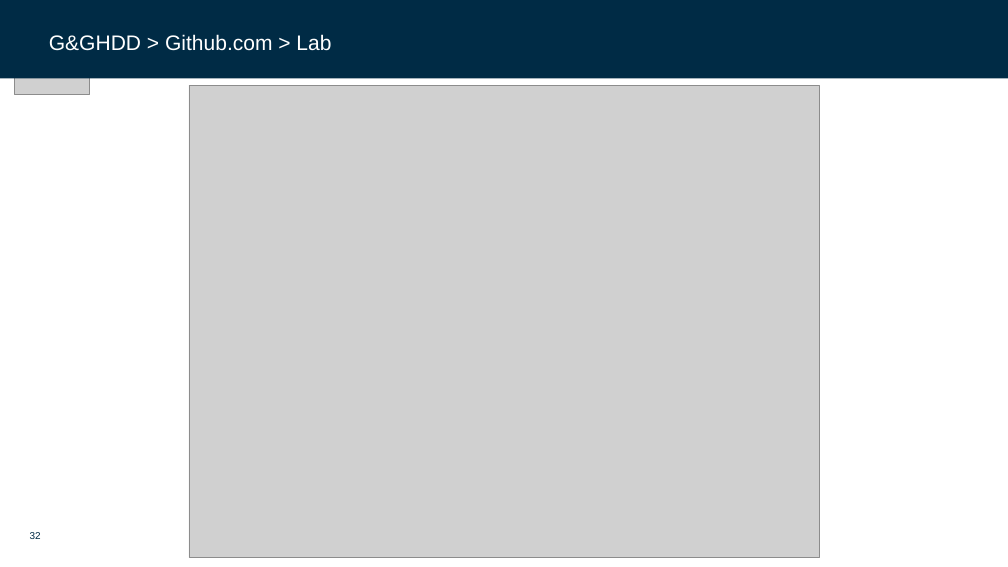
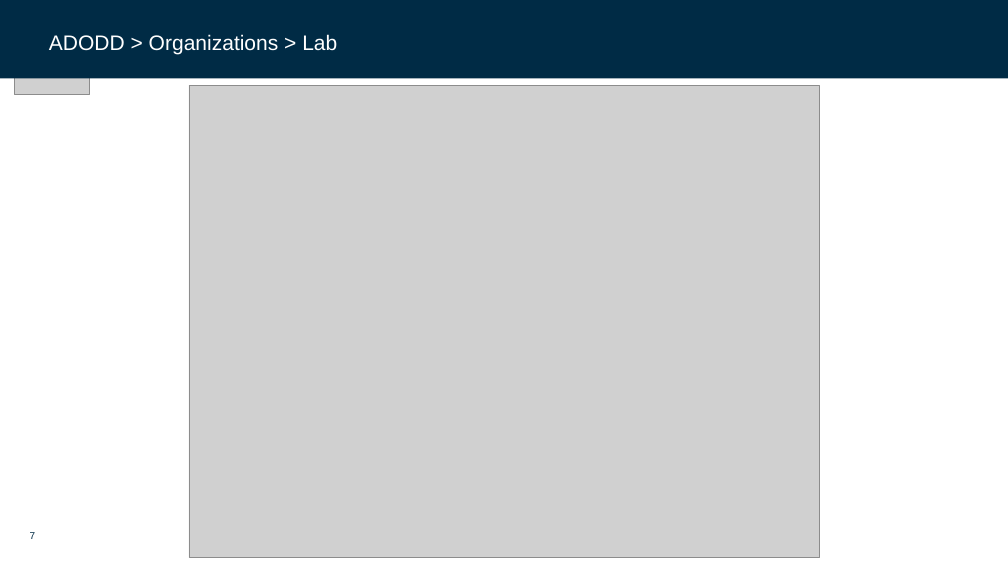
Before and after one commit to dfds/dojo, a slide deck: slide 7 of workshops/ado-deep-dive/ado-deep-dive.pptx (slide 32 before the commit). Drawn at 1008x567 pixels with LibreOffice and Linux fonts; fonts in the diff are those of the drawing; grey boxes stand for pictures; background and template pictures are left out. Boxes give left, top, right and bottom in pixels: in the first picture for what was removed or moved away, otherwise in the second. Text is boxed around its words. In the diff, an @@ line names an element or a change of style, - is before the commit and + after.

```diff
--- a/workshops/ado-deep-dive/ado-deep-dive.pptx
+++ b/workshops/ado-deep-dive/ado-deep-dive.pptx
@@ text at (49, 34, 337, 55): text changed @@
-G&GHDD > Github.com > Lab
+ADODD > Organizations > Lab
@@ page number at (30, 532, 36, 539): text changed @@
-32
+7
```
Also in this commit, not shown: 4 other slides changed, 3 slides added, 31 slides removed.
